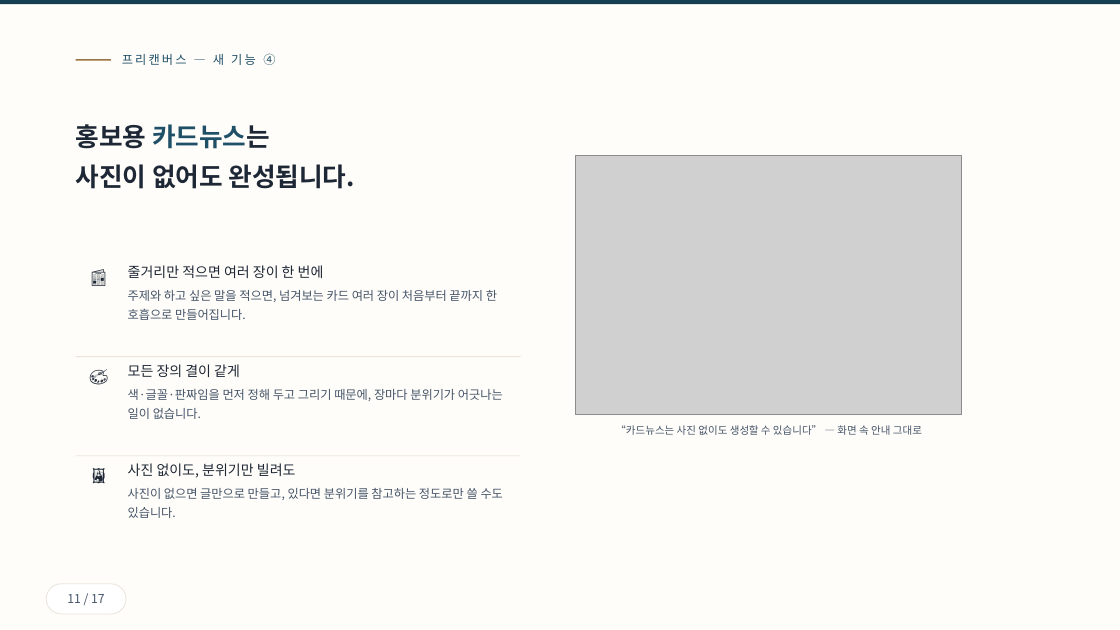
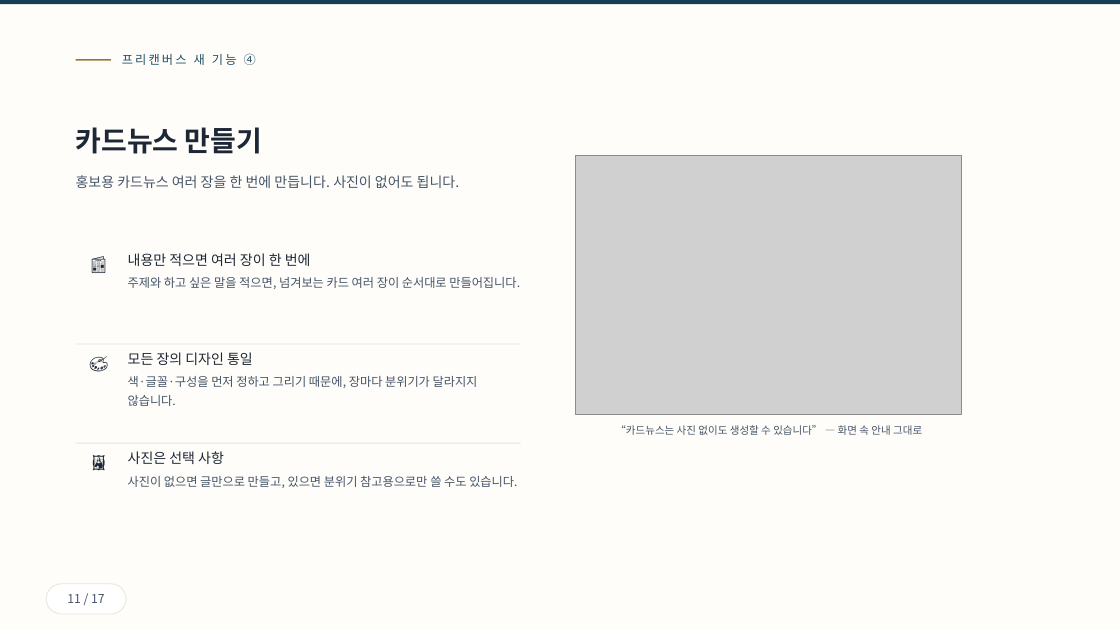
Before and after one commit to ramiteacher/searchmaster-x-freecanvas, a slide deck: slide 11 of slides.pptx. Drawn at 1120x630 pixels with LibreOffice and Linux fonts; fonts in the diff are those of the drawing; grey boxes stand for pictures. Boxes give left, top, right and bottom in pixels: in the first picture for what was removed or moved away, otherwise in the second. Text is boxed around its words. In the diff, an @@ line names an element or a change of style, - is before the commit and + after.

Commit message:
카피 전면 실용문 전환: 기능명 제목·평문 설명, 시적 표현 제거

```diff
--- a/slides.pptx
+++ b/slides.pptx
@@ text at (122,53,256,65): text changed @@
-프리캔버스 — 새 기능 ④
+프리캔버스 새 기능 ④
@@ text at (76,127,460,188): text changed; size 22 to 12 pt; text colour #1D2735 to #455569; bold off @@
-홍보용 카드뉴스는
-사진이 없어도 완성됩니다.
+카드뉴스 만들기
+홍보용 카드뉴스 여러 장을 한 번에 만듭니다. 사진이 없어도 됩니다.
@@ text at (128,253,520,289): text changed @@
-줄거리만 적으면 여러 장이 한 번에
-주제와 하고 싶은 말을 적으면, 넘겨보는 카드 여러 장이 처음부터 끝까지 한 호흡으로 만들어집니다.
+내용만 적으면 여러 장이 한 번에
+주제와 하고 싶은 말을 적으면, 넘겨보는 카드 여러 장이 순서대로 만들어집니다.
@@ rectangle: place and size @@
-rectangle at (76,356,521,357)
+rectangle at (76,344,521,344)
@@ text at (128,352,478,406): text changed @@
-모든 장의 결이 같게
-색·글꼴·판짜임을 먼저 정해 두고 그리기 때문에, 장마다 분위기가 어긋나는 일이 없습니다.
+모든 장의 디자인 통일
+색·글꼴·구성을 먼저 정하고 그리기 때문에, 장마다 분위기가 달라지지 않습니다.
@@ rectangle: place and size @@
-rectangle at (76,455,521,456)
+rectangle at (76,443,521,444)
@@ 3 texts: place and size @@
-3 texts at (76,265,122,505)
+3 texts at (76,252,122,492)
@@ text at (128,451,517,488): text changed @@
-사진 없이도, 분위기만 빌려도
-사진이 없으면 글만으로 만들고, 있다면 분위기를 참고하는 정도로만 쓸 수도 있습니다.
+사진은 선택 사항
+사진이 없으면 글만으로 만들고, 있으면 분위기 참고용으로만 쓸 수도 있습니다.
```
Also in this commit, not shown: 15 other slides changed, 1 slide added, 1 slide removed, 1 other file.
